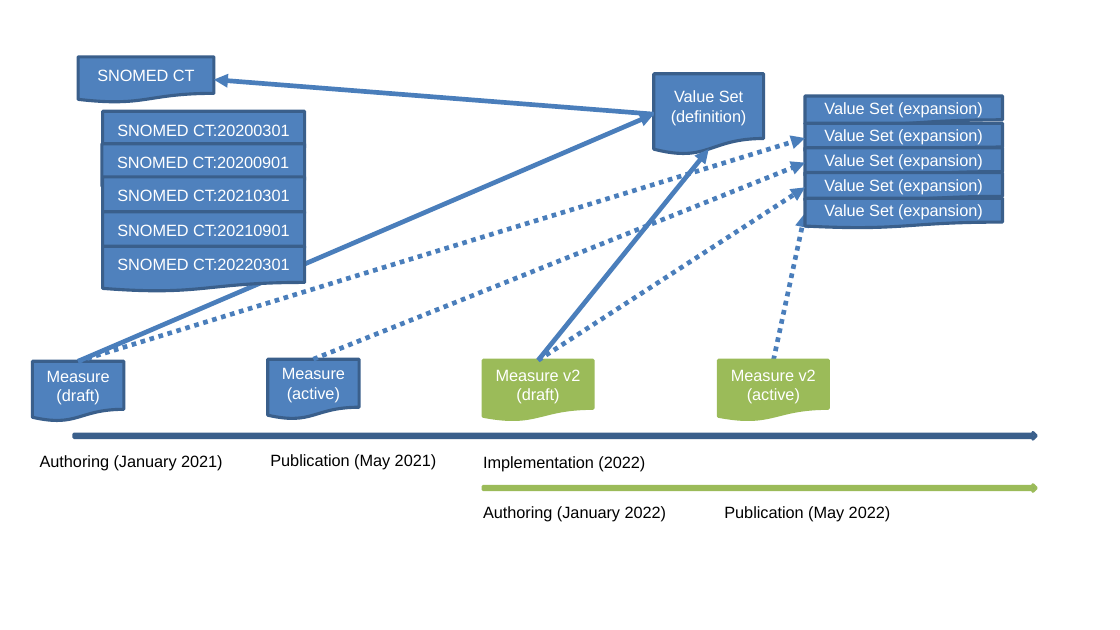
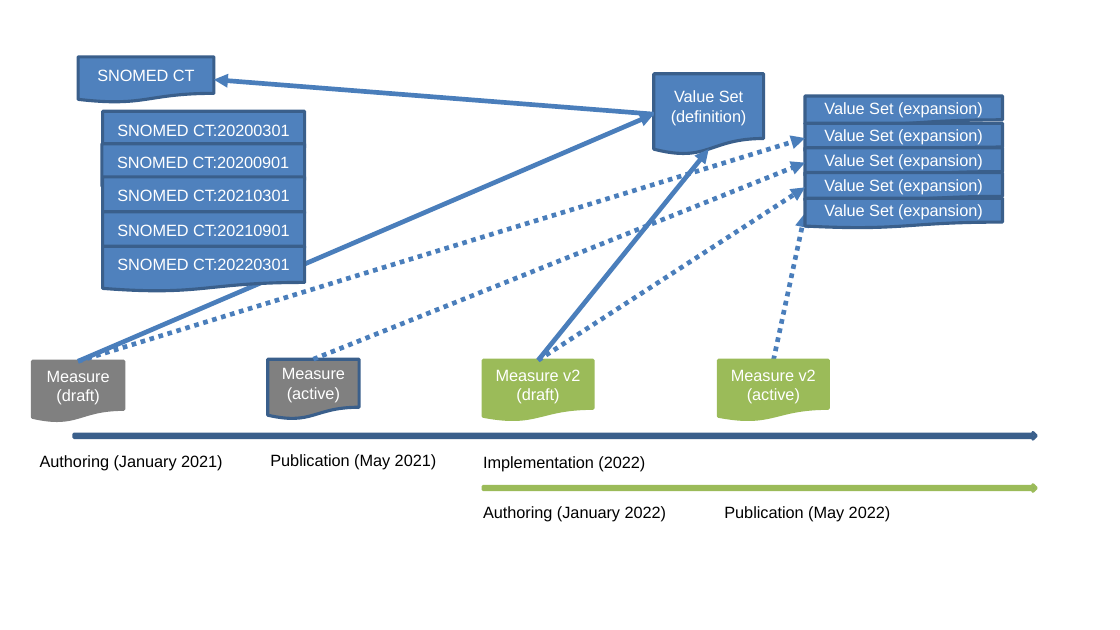
Before and after one commit to HL7/crmi-ig, a slide deck: slide 20 of docs/CMIDiagrams.pptx. Drawn at 1120x630 pixels with LibreOffice and Linux fonts; fonts in the diff are those of the drawing; background and template pictures are left out. Boxes give left, top, right and bottom in pixels: in the first picture for what was removed or moved away, otherwise in the second. Text is boxed around its words. In the diff, an @@ line names an element or a change of style, - is before the commit and + after.

```diff
--- a/docs/CMIDiagrams.pptx
+++ b/docs/CMIDiagrams.pptx
@@ flow chart document "Measure (draft)" at (x1=32, y1=362, x2=124, y2=422): fill #4F81BD to #808080; outline #3A5F8C 2 pt to #808080 2 pt @@
@@ flow chart document "Measure (active)" at (x1=268, y1=360, x2=360, y2=420): fill #4F81BD to #808080 @@
```
Also in this commit, not shown: 1 other file.
